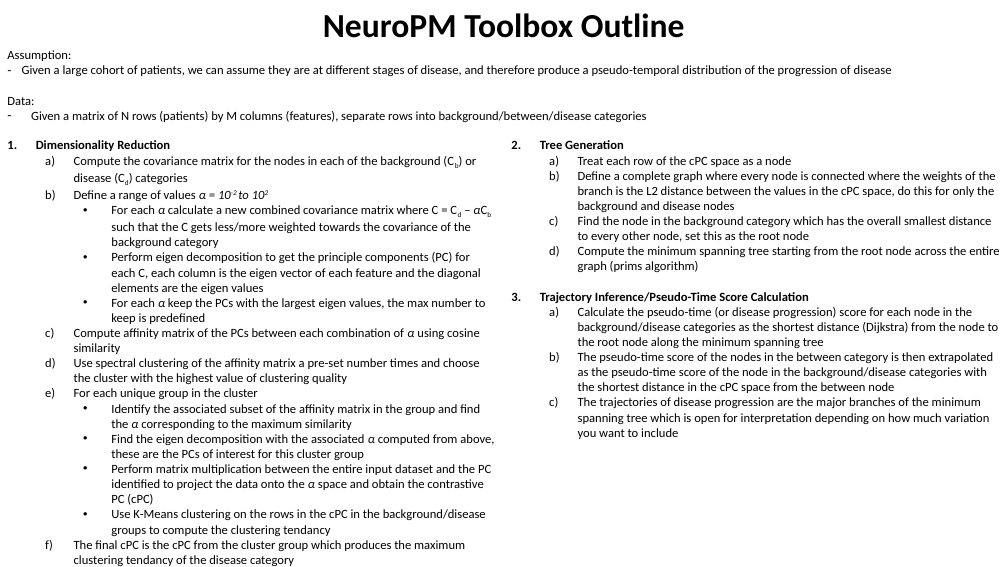
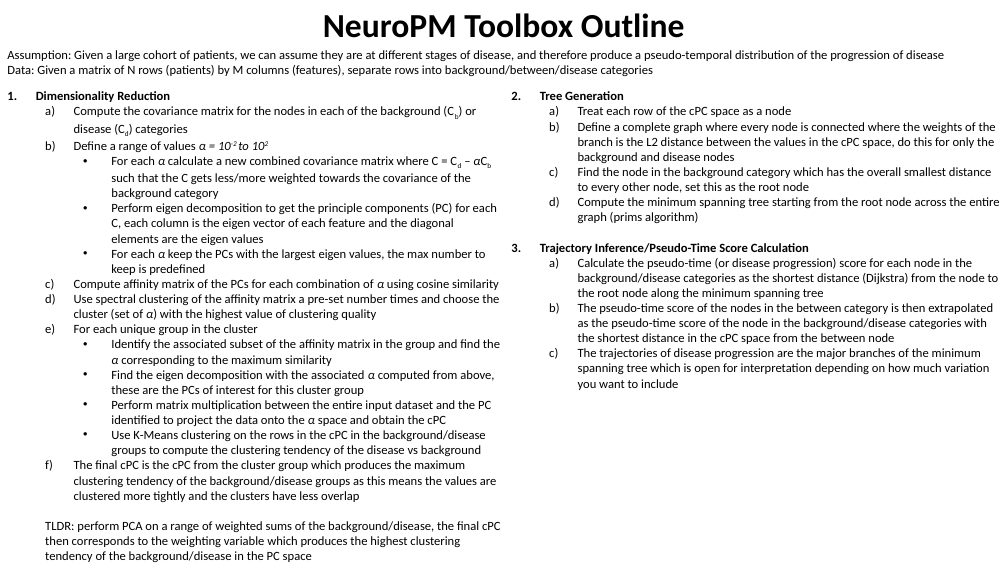
Before and after one commit to zhaohanxiong/OxfordCVM, a slide deck: slide 15 of job_results.pptx. Drawn at 1008x567 pixels with LibreOffice and Linux fonts; fonts in the diff are those of the drawing. Boxes give left, top, right and bottom in pixels: in the first picture for what was removed or moved away, otherwise in the second. Text is boxed around its words. In the diff, an @@ line names an element or a change of style, - is before the commit and + after.

Commit message:
append methods for neuroPM in ppt

```diff
--- a/job_results.pptx
+++ b/job_results.pptx
@@ text at bbox=[7, 50, 944, 76]: text changed @@
-Assumption:
-– Given a large cohort of patients, we can assume they are at different stages of disease, and therefore produce a pseudo-temporal distribution of the progression of disease
-Data:
-– Given a matrix of N rows (patients) by M columns (features), separate rows into background/between/disease categories
+Assumption: Given a large cohort of patients, we can assume they are at different stages of disease, and therefore produce a pseudo-temporal distribution of the progression of disease
+Data: Given a matrix of N rows (patients) by M columns (features), separate rows into background/between/disease categories
@@ text "Dimensionality Reduction": place and size @@
-text "Dimensionality Reduction" at bbox=[36, 140, 494, 566]
+text "Dimensionality Reduction" at bbox=[36, 91, 501, 562]
@@ text "Tree Generation": place and size @@
-text "Tree Generation" at bbox=[540, 140, 999, 439]
+text "Tree Generation" at bbox=[540, 91, 999, 390]
@@ text at bbox=[74, 279, 499, 320]: text changed @@
-  c) Compute affinity matrix of the PCs between each combination of α using cosine similarity
-  d) Use spectral clustering of the affinity matrix a pre-set number times and choose the cluster with the highest value of clustering quality
+  c) Compute affinity matrix of the PCs for each combination of α using cosine similarity
+  d) Use spectral clustering of the affinity matrix a pre-set number times and choose the cluster (set of α) with the highest value of clustering quality
@@ text at bbox=[45, 400, 501, 562]: text changed @@
-    • Perform matrix multiplication between the entire input dataset and the PC identified to project the data onto the α space and obtain the contrastive PC (cPC)
-    • Use K-Means clustering on the rows in the cPC in the background/disease groups to compute the clustering tendancy
-  f) The final cPC is the cPC from the cluster group which produces the maximum clustering tendancy of the disease category
+    • Perform matrix multiplication between the entire input dataset and the PC identified to project the data onto the α space and obtain the cPC
+    • Use K-Means clustering on the rows in the cPC in the background/disease groups to compute the clustering tendency of the disease vs background
+  f) The final cPC is the cPC from the cluster group which produces the maximum clustering tendency of the background/disease groups as this means the values are clustered more tightly and the clusters have less overlap
+  TLDR: perform PCA on a range of weighted sums of the background/disease, the final cPC then corresponds to the weighting variable which produces the highest clustering tendency of the background/disease in the PC space
```
